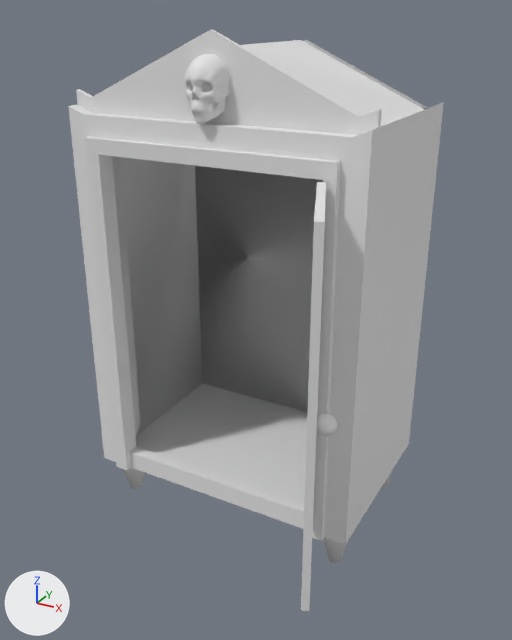
Two versions of the FBX model Assets/AssetsBasement/closet.fbx, one commit apart.
Rendered twice from a 50 mm lens placed at (3.91, -6.13, 6.16), pointed at (0.29, 0.47, 2.87). The axes (+X, +Y, +Z) are drawn at lower left. The lights are the same throughout. Materials are left out; every surface is plain grey. Vertices at the same position are counted once.

The first picture shows 'ClosetWalls', 'DoorLeft', 'DoorRight', 'Legs', 'Skull'.
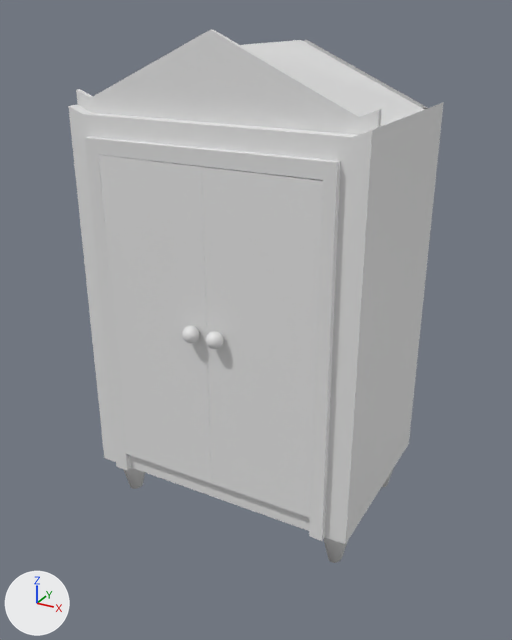
Commit message: Closet fixes

Boxes [x1, y1, x2, y2] around the edits, measured in the pictures (512 x 640 px; the box of a moved part takes in the faces that stretch with it):
'DoorRight', reshaped, moved, turned: before [301, 182, 337, 611]; after [202, 166, 323, 518]
'DoorLeft', reshaped, moved, turned: before [112, 156, 141, 436]; after [99, 155, 211, 483]
'Skull', deleted: before [185, 54, 229, 124]
part 1 of me_sphere, moved or reshaped: before [112, 156, 141, 436]; after [99, 155, 211, 483]
part 2 of me_sphere, moved or reshaped (not visible before): after [182, 326, 200, 343]
part 3 of me_sphere_002, moved or reshaped: before [301, 182, 326, 611]; after [202, 166, 323, 518]
part 4 of me_sphere_002, moved or reshaped: before [317, 414, 337, 436]; after [206, 331, 223, 349]

The change in detail:
me_sphere has 490 vertices, 518 faces and spans x 0.09..1.41, y -0.26..0.0, z -2.01..1.82.
me_sphere is used by ob_doorleft; location (-1.4, -0.07, 2.89); rotation (0.0, 0.0, 1.977), in degrees (0, 0, 113).
me_sphere part 1: the loose piece of 8 vertices spanning x 0.09..1.41, y -0.08..0.0, z -2.01..1.82 is moved by (-1.4, -0.07, 2.89).
me_sphere part 2: the loose piece of 482 vertices spanning x 1.16..1.35, y -0.26..-0.07, z -0.12..0.07 is moved by (-1.4, -0.07, 2.89).
me_sphere_002 has 490 vertices, 518 faces and spans x -1.35..-0.03, y -0.18..0.08, z -2.1..1.73.
me_sphere_002 is used by ob_doorright; location (1.36, -0.15, 2.98); rotation (0.0, 0.0, 1.977), in degrees (0, 0, 113).
me_sphere_002 part 3: the loose piece of 8 vertices spanning x -1.35..-0.03, y 0.0..0.08, z -2.1..1.73 is moved by (1.36, -0.15, 2.98).
me_sphere_002 part 4: the loose piece of 482 vertices spanning x -1.3..-1.1, y -0.18..0.02, z -0.21..-0.01 is moved by (1.36, -0.15, 2.98).
Object 'Skull' (ob_skull) is deleted.
Object 'DoorLeft' (ob_doorleft) turns from (0, 0, 113) to (0, 0, 0) degrees about x, y and z.
Object 'DoorLeft' (ob_doorleft) moves from (-1.4, -0.07, 2.89) to (0.0, 0.0, 0.0).
Object 'DoorRight' (ob_doorright) turns from (0, 0, 113) to (0, 0, 0) degrees about x, y and z.
Object 'DoorRight' (ob_doorright) moves from (1.36, -0.15, 2.98) to (0.0, 0.0, 0.0).
